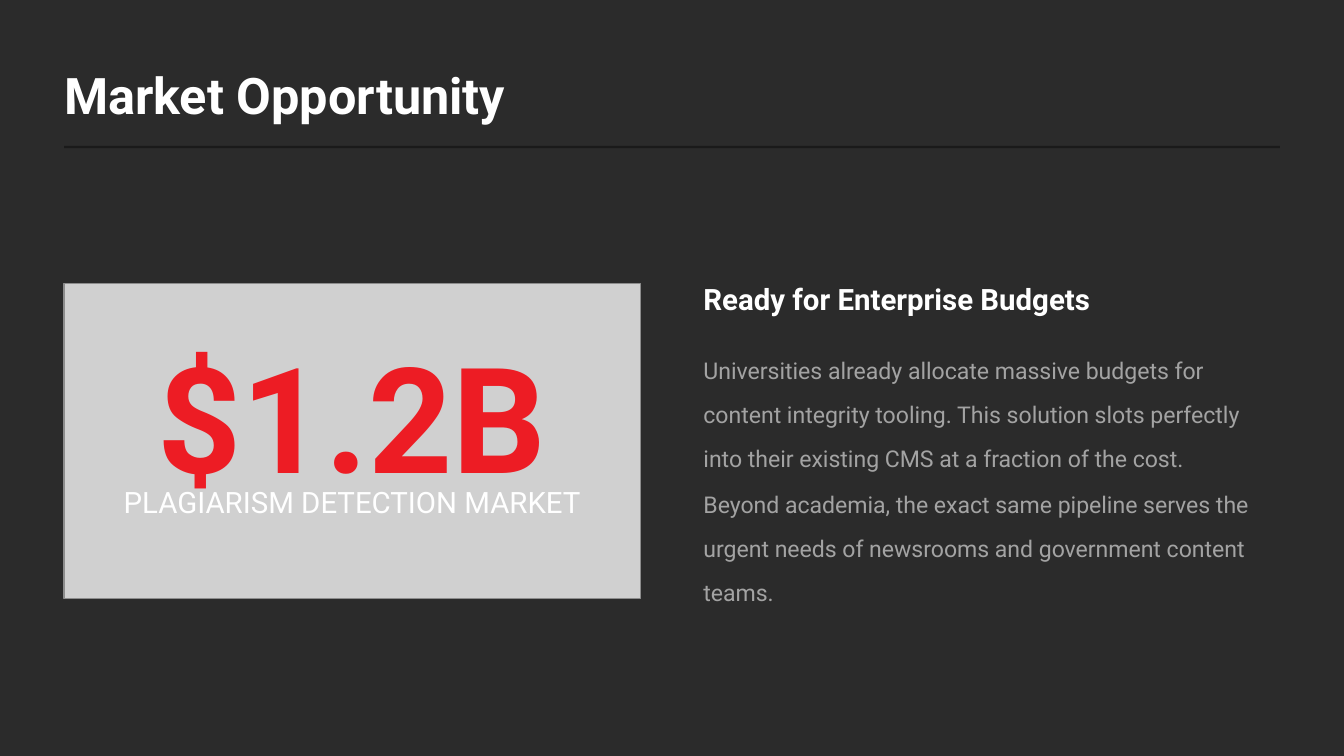
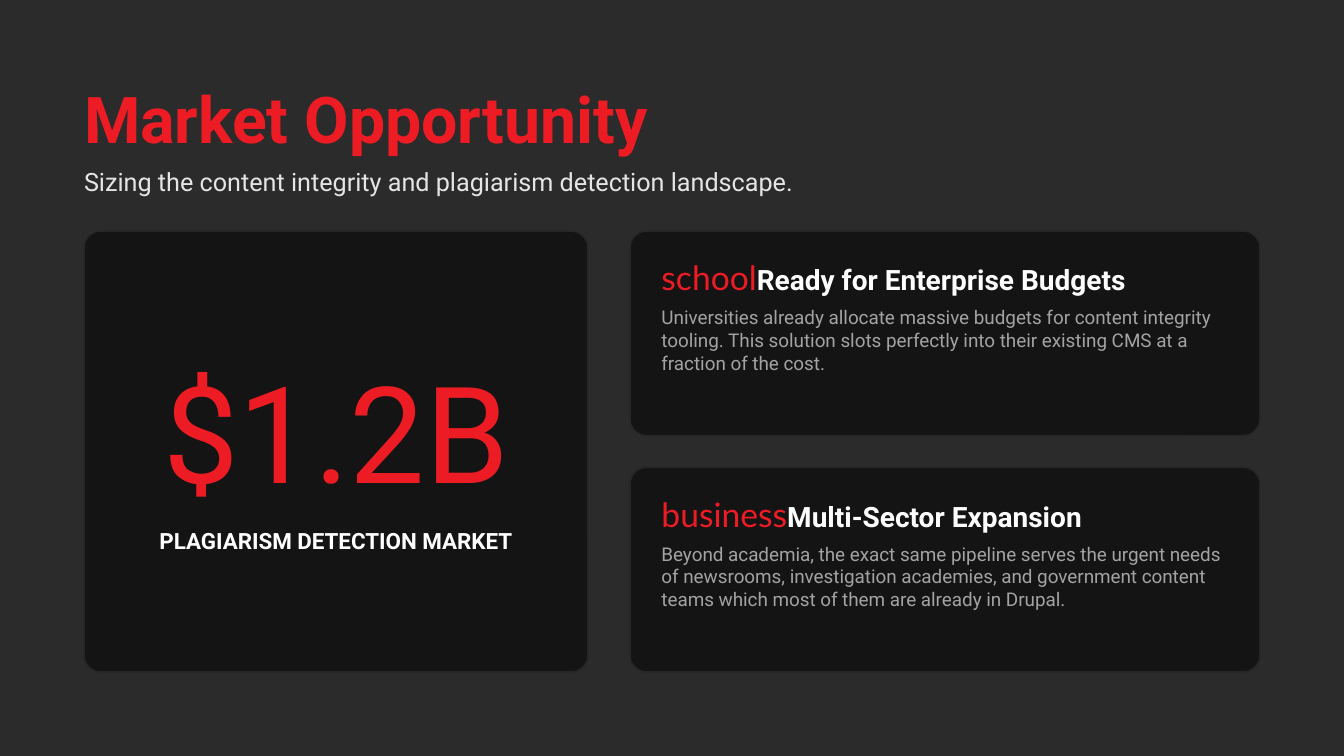
Before and after one commit to leofishman/amd-hackathon, a slide deck: slide 9 of Drupal AI Factchecker.pptx. Drawn at 1344x756 pixels with LibreOffice and Linux fonts; fonts in the diff are those of the drawing; grey boxes stand for pictures; background and template pictures are left out; a plain dark background stands for a picture behind light text. Boxes give left, top, right and bottom in pixels: in the first picture for what was removed or moved away, otherwise in the second. Text is boxed around its words. In the diff, an @@ line names an element or a change of style, - is before the commit and + after.

```diff
--- a/Drupal AI Factchecker.pptx
+++ b/Drupal AI Factchecker.pptx
@@ text removed at (64,76,506,125) @@
-Market Opportunity
@@ text added at (84,94,793,197), 18 pt, text #E5E5E5 @@
+Market Opportunity
+Sizing the content integrity and plagiarism detection landscape.
@@ rectangle removed at (65,146,1280,148) @@
@@ rounded rectangle added at (84,231,588,673), fill #141414, outline #262626 1.13 pt @@
@@ rounded rectangle added at (630,231,1260,436), fill #141414, outline #262626 1.13 pt @@
@@ text "$1.2B": place and size @@
-text "$1.2B" at (124,486,580,513)
+text "$1.2B" at (159,372,512,550)
@@ text "$1.2B" at (159,372,512,550): vertical alignment top to middle @@
@@ text "schoolReady for Enterprise Budgets": place and size @@
-text "schoolReady for Enterprise Budgets" at (703,361,1239,472)
+text "schoolReady for Enterprise Budgets" at (661,268,1211,370)
@@ text at (842,268,1125,296): paragraph added @@
+schoolReady for Enterprise Budgets
@@ picture removed at (65,283,641,598) @@
@@ text removed at (703,287,1090,317) @@
-Ready for Enterprise Budgets
@@ text at (661,309,1211,370): size 16.5 to 13.5 pt in "Universities already allocate massive budgets for content ..."; line spacing 1.6 to 1; more space between paragraphs @@
@@ text removed at (157,352,546,508) @@
-$1.2B
@@ text at (163,372,509,497): paragraph added @@
+$1.2B
@@ rounded rectangle added at (630,468,1260,673), fill #141414, outline #262626 1.13 pt @@
@@ text at (661,506,1221,610): text changed; size 16.5 to 13.5 pt @@
-Beyond academia, the exact same pipeline serves the urgent needs of newsrooms and government content teams.
+businessMulti-Sector Expansion
+Beyond academia, the exact same pipeline serves the urgent needs of newsrooms, investigation academies, and government content teams which most of them are already in Drupal.
@@ text at (159,533,512,550): size 21 to 16 pt, bold on in "PLAGIARISM DETECTION MARKET"; more space between paragraphs @@
```
Also in this commit, not shown: 2 other slides changed, 2 slides removed, 3 other files.
